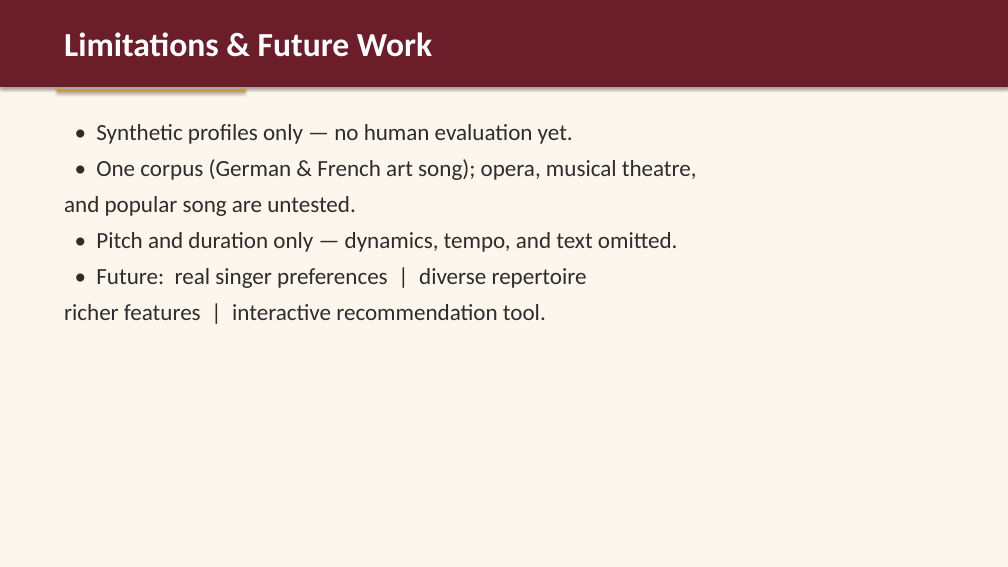
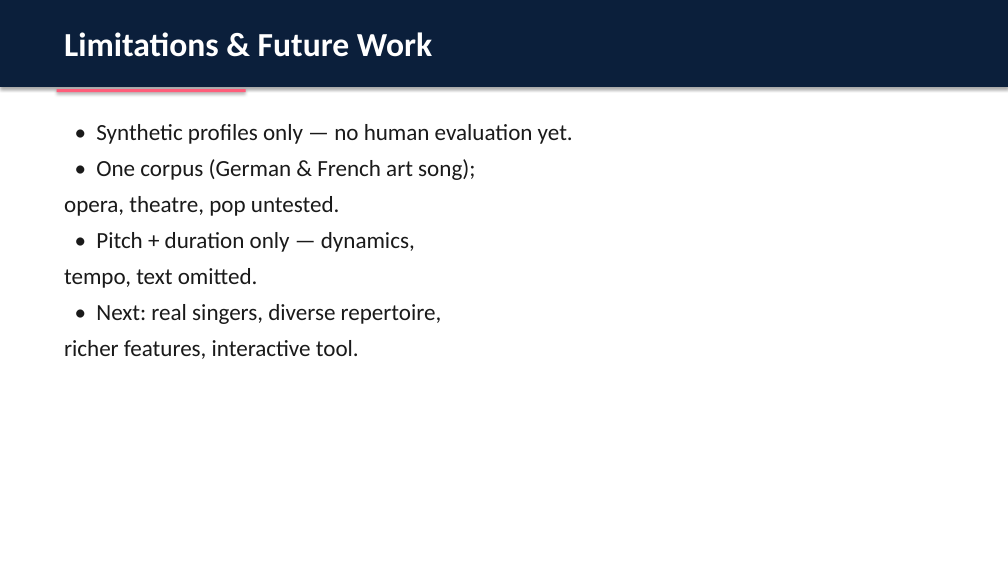
Before and after one commit to mad1rose/tessituragram_vocal_repertoire_recommendations, a slide deck: slide 15 of CADSCOM_PRESENTATION/CADSCOM_2026_Presentation.pptx. Drawn at 1008x567 pixels with LibreOffice and Linux fonts; fonts in the diff are those of the drawing. Boxes give left, top, right and bottom in pixels: in the first picture for what was removed or moved away, otherwise in the second. Text is boxed around its words. In the diff, an @@ line names an element or a change of style, - is before the commit and + after.

```diff
--- a/CADSCOM_PRESENTATION/CADSCOM_2026_Presentation.pptx
+++ b/CADSCOM_PRESENTATION/CADSCOM_2026_Presentation.pptx
@@ background #FDF6EC to #FFFFFF @@
@@ rectangle at (0, 0, 1008, 87): fill #6B1D2A to #0B1F3B @@
@@ rectangle at (57, 89, 246, 92): fill #C59B3F to #FF5D7A @@
@@ text at (96, 124, 573, 144): text colour #2D2D2D to #1A1A1A in "• Synthetic profiles only — no human ..." @@
@@ text at (64, 159, 475, 359): text changed; text colour #2D2D2D to #1A1A1A @@
-• One corpus (German & French art song); opera, musical theatre,
-and popular song are untested.
-• Pitch and duration only — dynamics, tempo, and text omitted.
-• Future: real singer preferences | diverse repertoire
-richer features | interactive recommendation tool.
+• One corpus (German & French art song);
+opera, theatre, pop untested.
+• Pitch + duration only — dynamics,
+tempo, text omitted.
+• Next: real singers, diverse repertoire,
+richer features, interactive tool.
```
Also in this commit, not shown: 12 other slides changed, 3 slides added, 3 slides removed, 4 other files.
